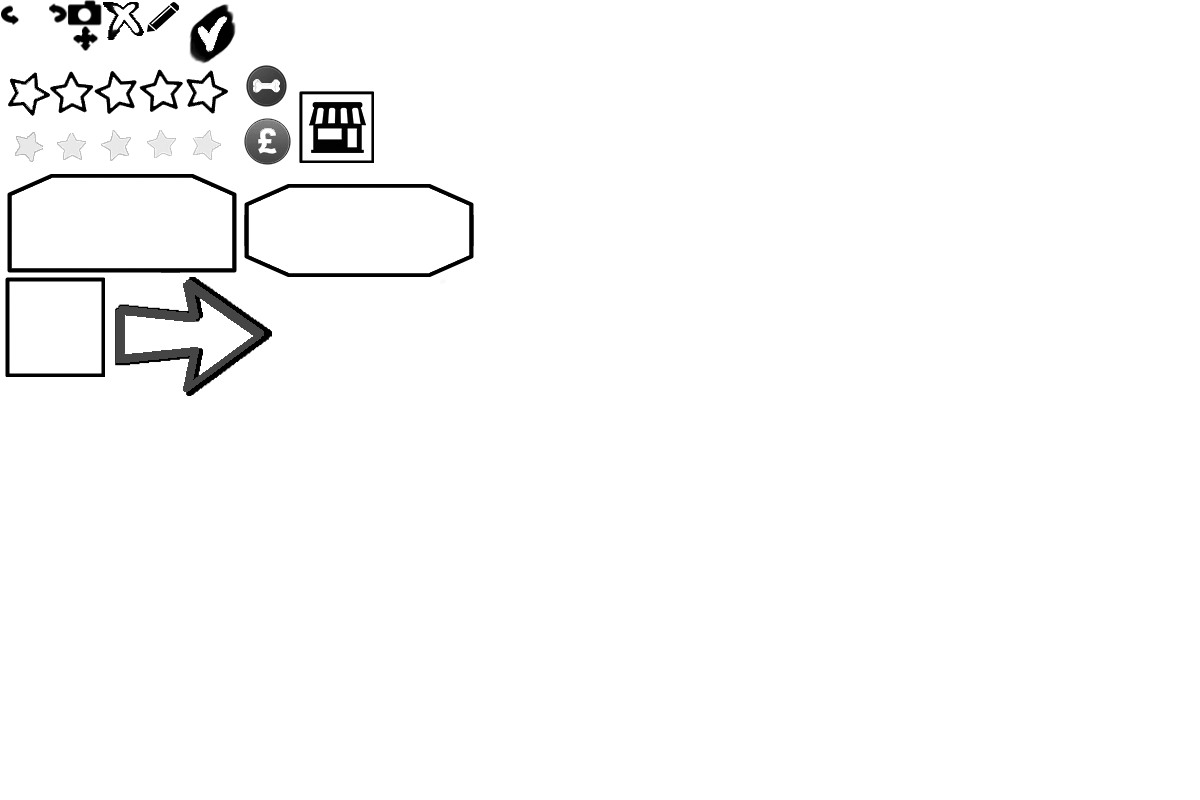
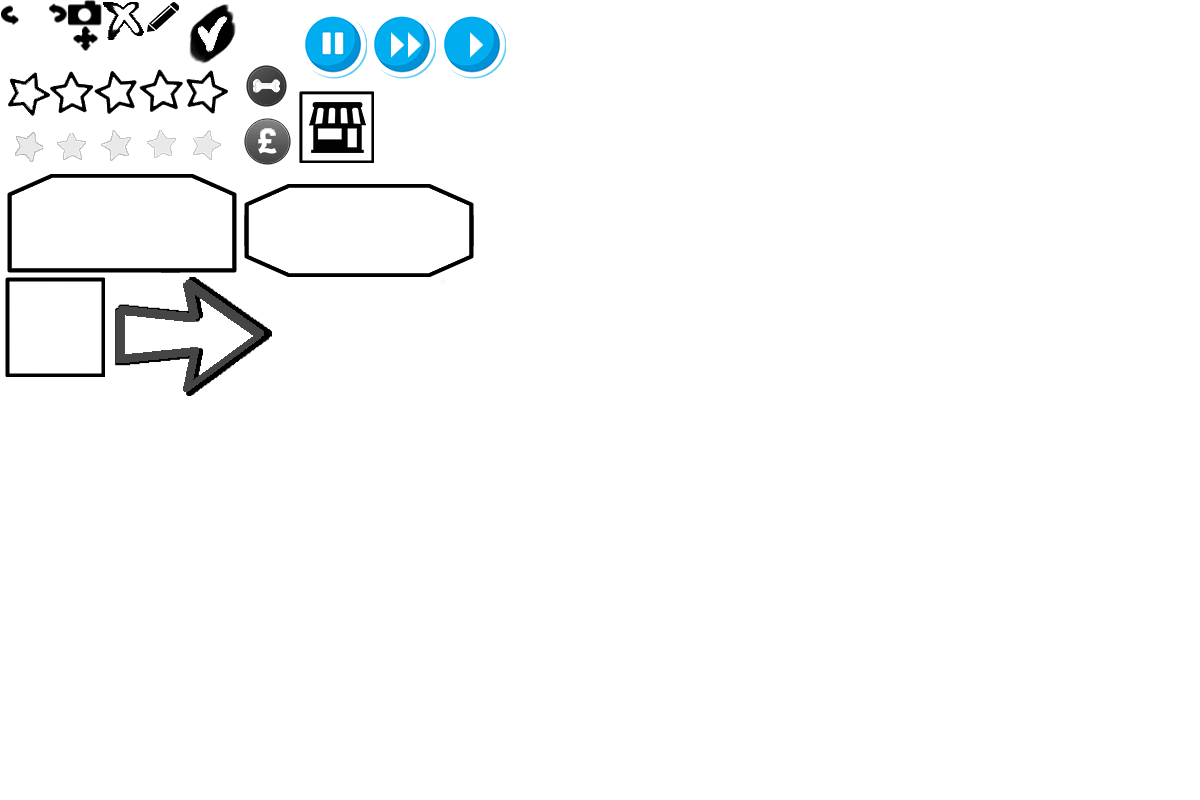
Comparing the layer stacks of the two 1200×800 images. Changes:
painted on "Layer 5" over [305, 16, 506, 79]
